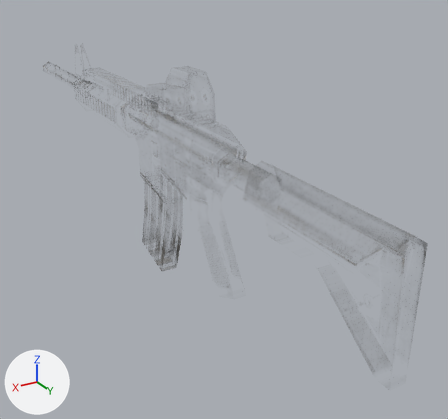
The FBX model Game/Assets/modelData/M4A1.FBX: old version first, new version second.
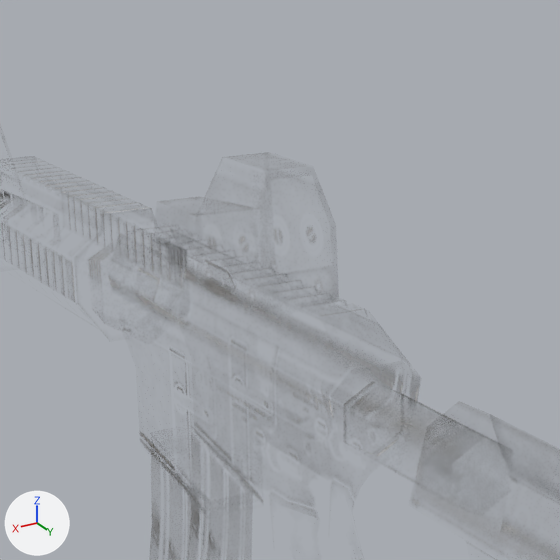
Each version appears first whole from a camera (50 mm lens) standing at (0.474, 0.895, 0.398) and looking at (-0.101, -0.062, -0.081), and next in a close-up on the part from 19% to 67% of the width and 2% to 53% of the height. Every picture has the same lights, and +X, +Y and +Z are marked at lower left. Where no turn or scale is listed for an object, it has been applied to the vertices.

The older version as bpy lines, for what is in view:
```python
me_mesh = bpy.data.meshes.new('Mesh')
me_mesh.from_pydata(...)  # 178 vertices, 302 faces; spans x -0.044..0.044, y -0.825..0.499, z -0.208..0.209
me_mesh.materials.append(mat_02___default)  # picture img_weapon_set1_textures_tga
ob_weapon_m4 = bpy.data.objects.new('weapon_m4', me_mesh)
ob_weapon_m4.location = (0.0, 0.0, 0.0)
```
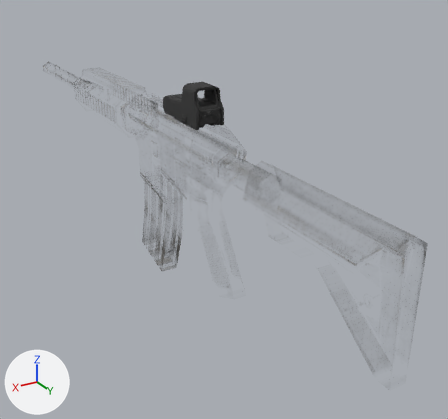
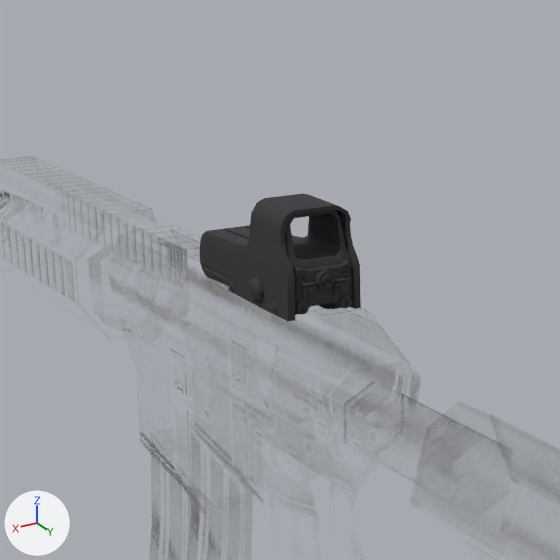
The newer file is also turned or shifted as a whole; pictures and numbers use the older file's frame.

Scene script edits in JSON lines:
```json
{"op": "add", "block": "img_sight_png", "code": ["img_sight_png = load_image('sight.png', 'sight.png', 1024, 1024, 'sRGB')"]}
{"op": "add", "block": "mat_03___default", "code": ["mat_03___default = principled_material('03 - Default')", "mat_03___default.texture = img_sight_png  # with its transparency", "mat_03___default.roughness = 0.859"]}
{"block": "me_mesh", "where": "# used by ob_weapon_m4; location = (0.0, 0.0, 0.0)"}
{"op": "remove", "block": "me_mesh", "code": "me_mesh.from_pydata(...)  # 178 vertices, 302 faces; spans x -0.044..0.044, y -0.825..0.499, z -0.208..0.209"}
{"op": "add", "block": "me_mesh", "code": "me_mesh.from_pydata(...)  # 146 vertices, 130 faces; spans x -0.044..0.044, y -0.825..0.499, z -0.208..0.136"}
{"block": "me_mesh", "change": "me_mesh part 1"}
{"block": "me_mesh", "change": "32 vertices are removed from x -0.024..0.024, y -0.563..0.039, z 0.119..0.209"}
{"block": "me_mesh", "change": "270 faces are deleted"}
{"block": "me_mesh", "change": "98 new faces join them"}
{"op": "add", "block": "me_mesh_1", "code": ["me_mesh_1 = bpy.data.meshes.new('Mesh')", "me_mesh_1.from_pydata(...)  # 3097 vertices, 6125 faces; spans x -0.0476..0.0077, y -0.0649..0.0688, z -0.0175..0.0466", "me_mesh_1.materials.append(mat_03___default)  # picture img_sight_png"]}
{"op": "add", "block": "ob_eotech_552", "code": ["ob_eotech_552 = bpy.data.objects.new('eotech_552', me_mesh_1)", "ob_eotech_552.location = (0.0225, -0.0004, 0.1452)"]}
```

Changed parts and their boxes [x1, y1, x2, y2] in the close-ups (560 x 560 px):
```json
{"object": "eotech_552", "change": "added", "after": [200, 194, 361, 321], "on screen": "black"}
{"part": 1, "of": "me_mesh", "change": "cut back", "before": [151, 228, 371, 370], "after": [151, 238, 371, 370]}
```
